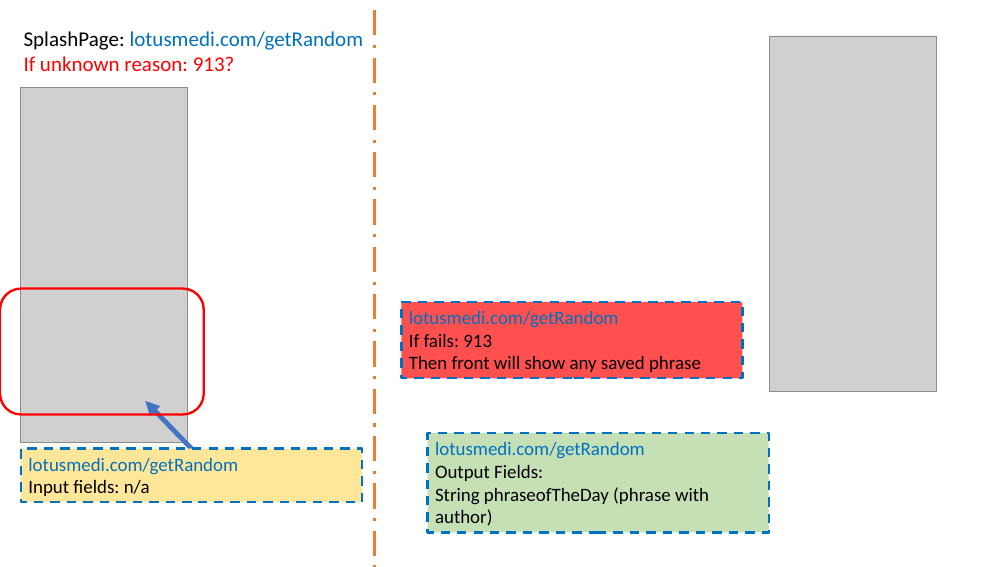
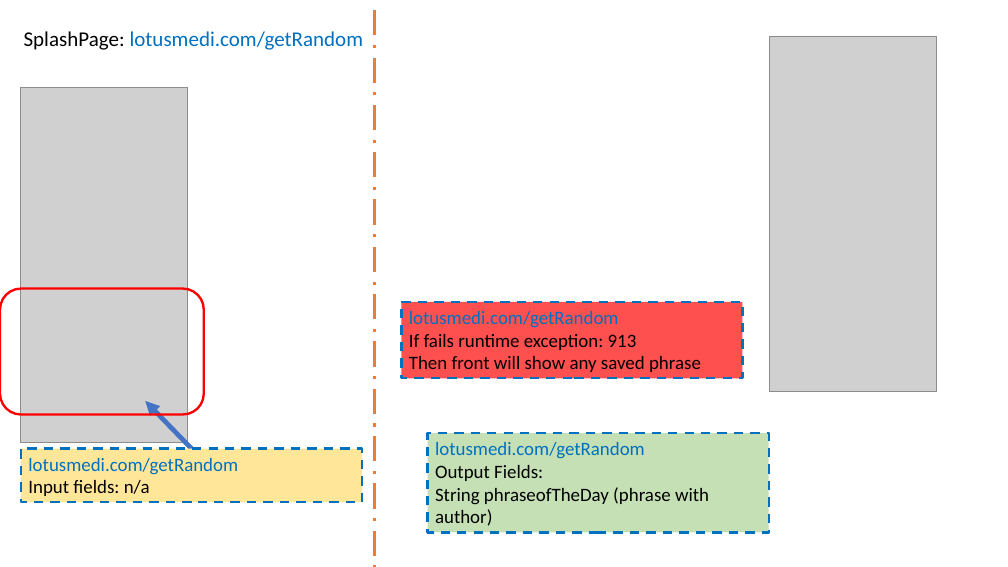
Before and after one commit to MarinaPak108/lotus, a slide deck: slide 6 of scenarioFlowChart.pptx (slide 3 before the commit). Drawn at 1008x567 pixels with LibreOffice and Linux fonts; fonts in the diff are those of the drawing; grey boxes stand for pictures. Boxes give left, top, right and bottom in pixels: in the first picture for what was removed or moved away, otherwise in the second. Text is boxed around its words. In the diff, an @@ line names an element or a change of style, - is before the commit and + after.

```diff
--- a/scenarioFlowChart.pptx
+++ b/scenarioFlowChart.pptx
@@ text at (24,56,235,71): paragraph removed @@
-If unknown reason: 913?
@@ text in rectangle at (409,334,637,350): text changed @@
-If fails: 913
+If fails runtime exception: 913
```
Also in this commit, not shown: 3 other slides changed, 17 slides added, 4 slides removed, 1 other file.
